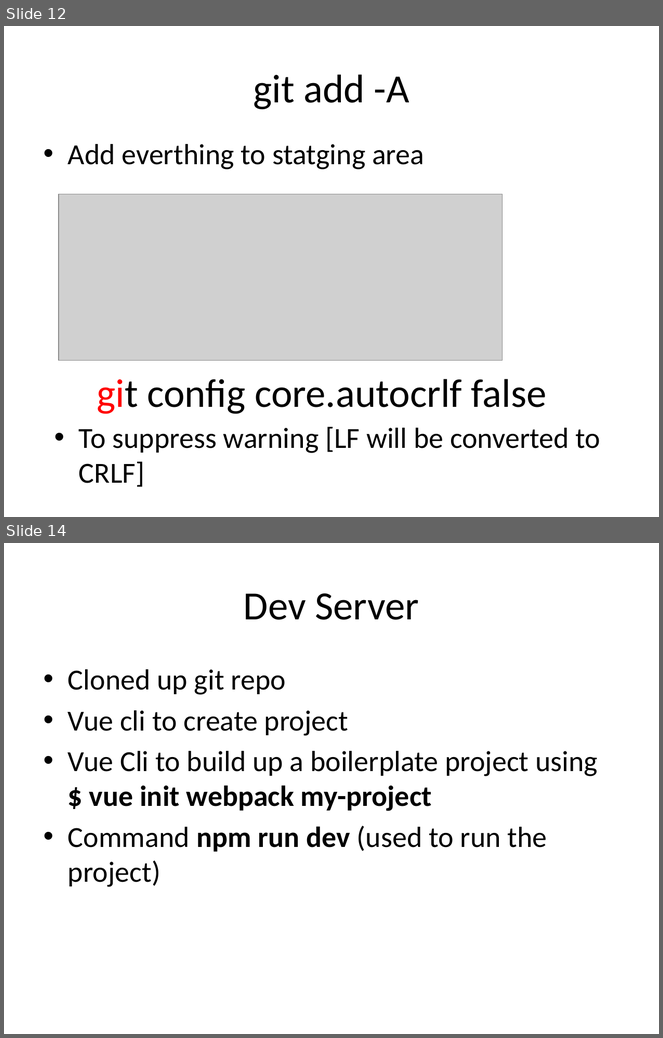
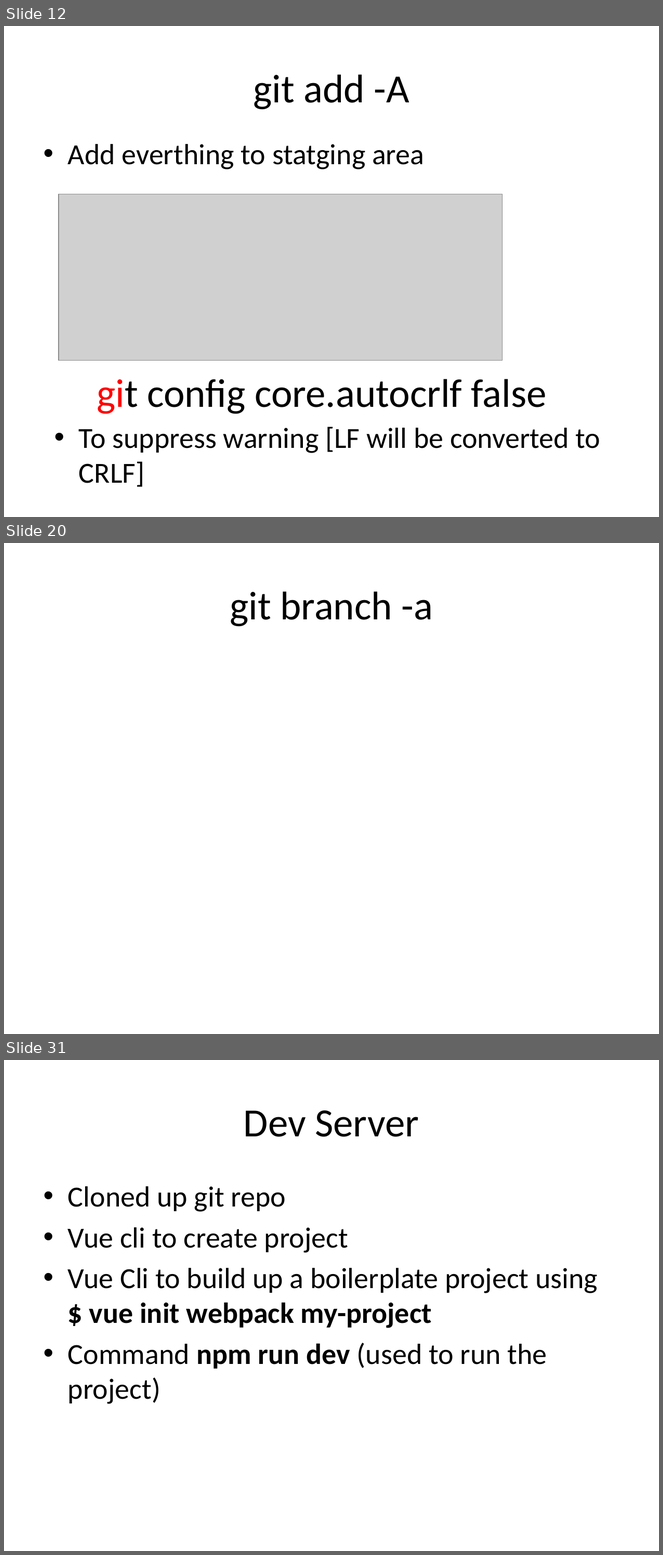
Before and after one commit to sam0505/tab-tacker, a slide deck: VueProj_Git.pptx. Shown one above the other, each under a label of ours: slides 12 and 14 before the commit, slides 12, 20 and 31 after it; the slides between them are not shown. The pictures are 663x1038 and 663x1555 pixels, drawn with LibreOffice and Linux fonts; fonts in the diff are those of the drawing; grey boxes stand for pictures. Boxes give left, top, right and bottom in pixels: in the first picture for what was removed or moved away, otherwise in the second. Text is boxed around its words. In the diff, an @@ line names an element or a change of style, - is before the commit and + after.

```diff
--- a/VueProj_Git.pptx
+++ b/VueProj_Git.pptx
@@ slide 20 added at (4,543,659,1034), background #FFFFFF @@
@@ title added at (230,591,433,627), 44 pt, text #000000 @@
+git branch -a
@@ what was slide 14 is now slide 31 @@
```
Also in this commit, not shown: 1 slide changed, 16 other slides added.
